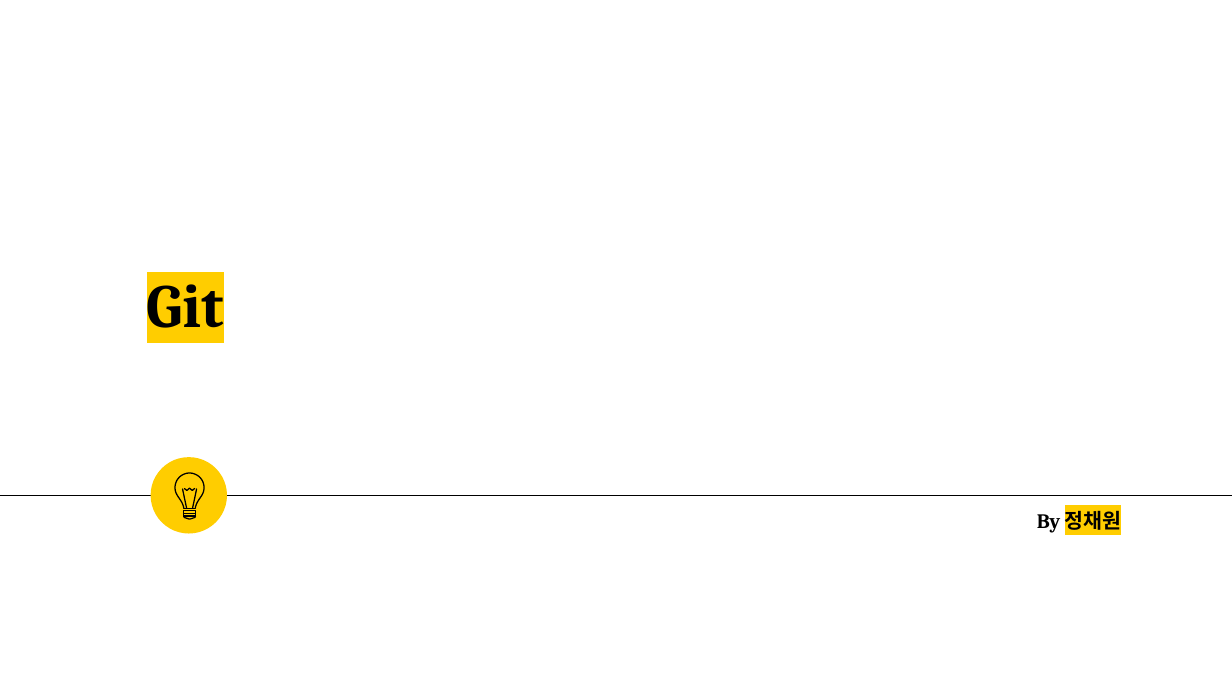
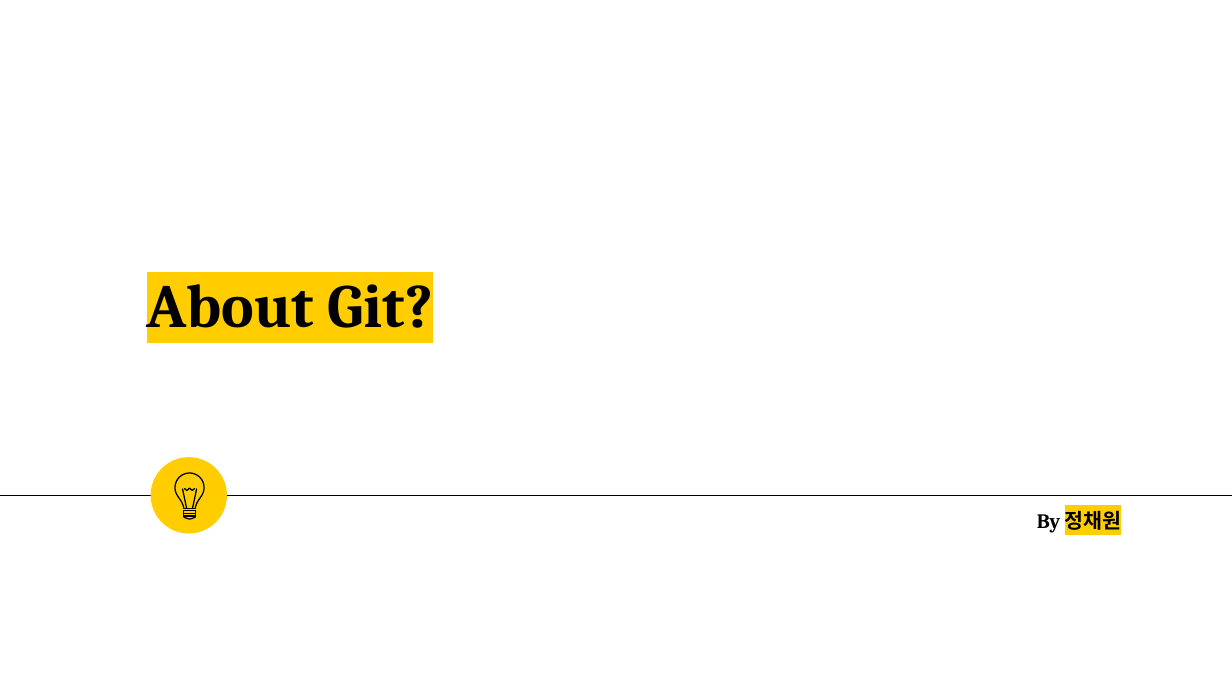
Before and after one commit to romiii37/CampusSeven, a slide deck: slide 1 of Git.pptx. Drawn at 1232x693 pixels with LibreOffice and Linux fonts; fonts in the diff are those of the drawing. Boxes give left, top, right and bottom in pixels: in the first picture for what was removed or moved away, otherwise in the second. Text is boxed around its words. In the diff, an @@ line names an element or a change of style, - is before the commit and + after.

```diff
--- a/Git.pptx
+++ b/Git.pptx
@@ title at (x1=147, y1=271, x2=433, y2=328): text changed @@
-Git
+About Git?
```
Also in this commit, not shown: 9 other slides changed, 5 slides added, 3 slides removed.
